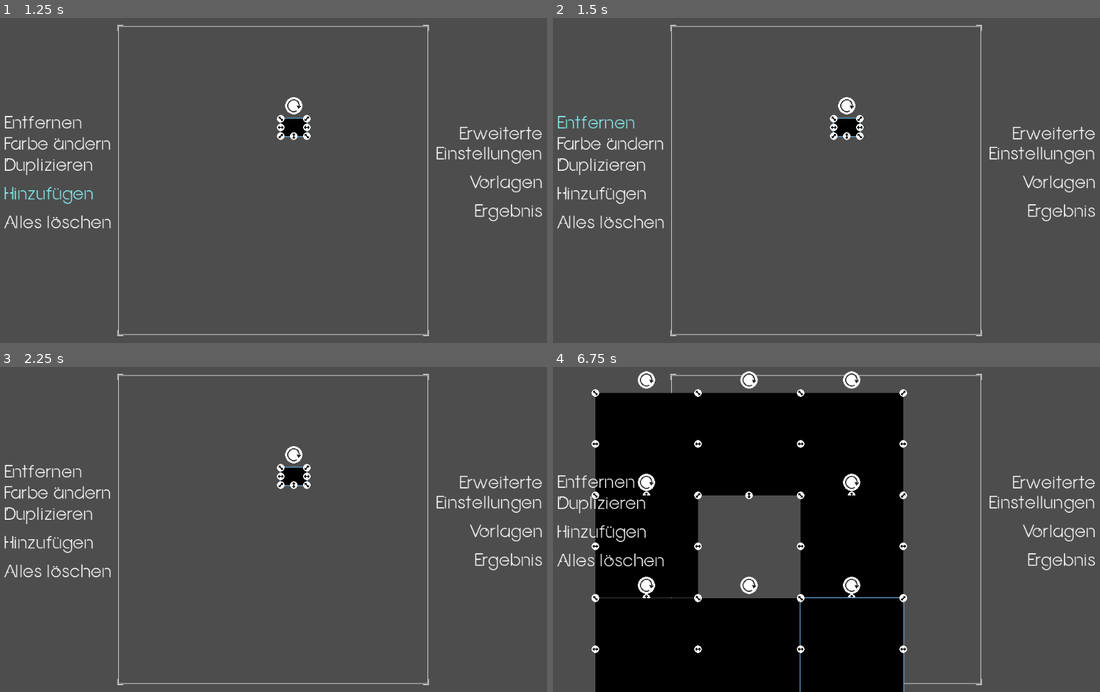
Above: before the commit, frames 1-4 (two rows, left to right).
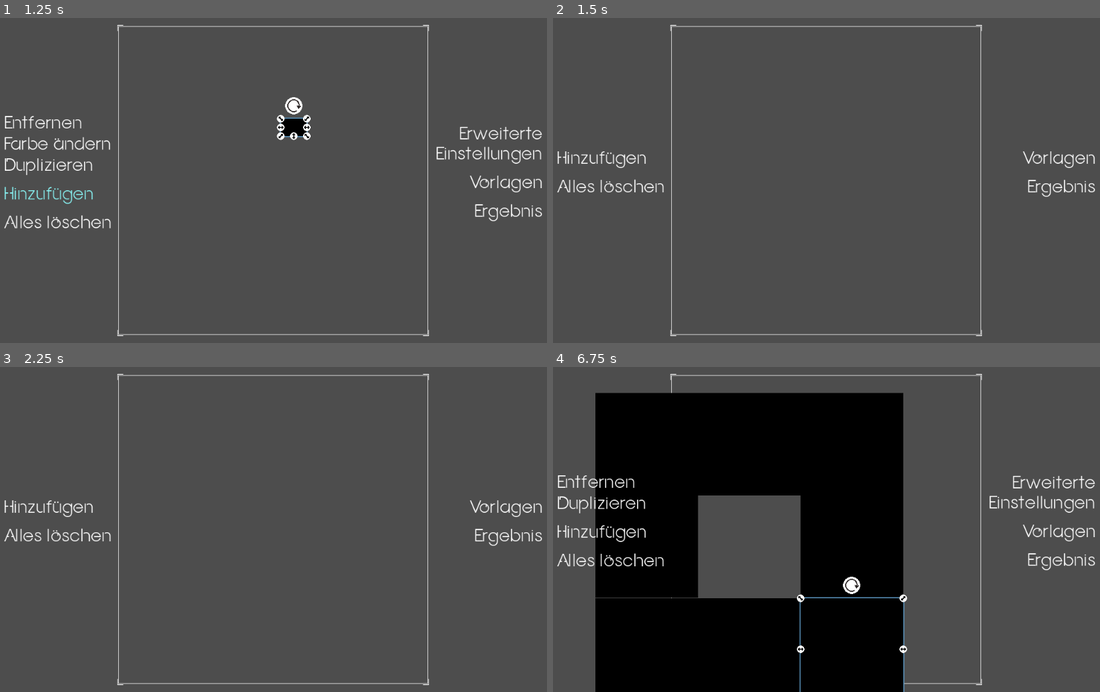
Above: after the commit, the same moments.

Repository: Anomasie/Fractals
Game: Godot game, scene res://scenes/GUI.tscn
Same seed, same stepped clock (60 frames per second), same inputs: the game is played once before the commit and once after it.
Inputs (mouse positions are in pixels of both pictures, inside the frame that each line leads up to):
- Up to frame 1 (1.25 s): click "Hinzufügen" at 0.5 s
- Up to frame 2 (1.5 s): click "Entfernen" at 1.25 s
- Up to frame 3 (2.25 s): click (295, 477) at 2.02 s
- Up to frame 4 (6.75 s): click (859, 477) at 2.77 s; click "Alles löschen" at 3.5 s; click "Erweiterte Einstellungen" at 4.25 s; click "Schließen" at 5 s; click "Vorlagen" at 5.75 s; click (1056, 487) at 6.52 s

Frame 1 is identical in both runs. In frame 2, 3.1% of the frame differs, in the area x 0-100%, y 24-65%; in frame 3, 3.1%; in frame 4, 1.5%.
Error before the commit: Invalid call. Nonexistent function 'get_contraction' in base 'Nil'. (res://scenes/PlaygroundUI.gd:125)
Error after the commit: Invalid call. Nonexistent function 'get_contraction' in base 'Nil'. (res://scenes/PlaygroundUI.gd:129)

Commit message:
changed focus, remove button

Diff:
--- a/scenes/Playground.gd
+++ b/scenes/Playground.gd
@@ -9,7 +9,6 @@
 	Instance.name = "Rect"+str(counter)
 	counter += 1
 	Instance.position = pos - Vector2(64,64)/2
-	Instance.close_me.connect(close.bind(Instance))
 	Instance.focus_me.connect(focus.bind(Instance))
 	self.add_child(Instance)
 	self.focus(Instance)
--- a/scenes/PlaygroundUI.gd
+++ b/scenes/PlaygroundUI.gd
@@ -71,6 +71,10 @@
 	_on_presets_close_me()
 
 ## remove button
+
+
+func _on_remove_button_pressed():
+	Playground.close(CurrentRect)
 
 ## colors
 
--- a/scenes/PlaygroundUI.tscn
+++ b/scenes/PlaygroundUI.tscn
@@ -168,6 +168,7 @@
 text = "Ergebnis"
 alignment = 2
 
+[connection signal="pressed" from="Left/Lines/ButtonOptions/RemoveButton" to="." method="_on_remove_button_pressed"]
 [connection signal="pressed" from="Left/Lines/ButtonOptions/ColorButton" to="." method="_on_color_button_pressed"]
 [connection signal="color_changed" from="Left/Lines/ButtonOptions/ColorBar/ColorPicker" to="." method="_on_color_picker_color_changed"]
 [connection signal="pressed" from="Left/Lines/ButtonOptions/DuplicateButton" to="." method="_on_duplicate_button_pressed"]
--- a/scenes/Rect.gd
+++ b/scenes/Rect.gd
@@ -7,13 +7,13 @@
 
 # editing
 
-signal close_me
 signal focus_me
 
+# buttons
+@onready var Content = $Content
+@onready var TextureContainer = $Content/TextureContainer
 @onready var Outline = $Content/OutlineContainer
 @onready var Rect = $Content/TextureContainer/Rect
-# buttons
-@onready var Content = $Content
 @onready var TurnButton = $TurnButton
 
 var editing_position = false
@@ -141,13 +141,13 @@
 	var current_rect_origin = (size/2).rotated(self.rotation)
 	self.set_global_position(rect_origin - current_rect_origin)
 
-func _on_close_button_pressed():
-	close_me.emit()
-
 ## focus
 
 func set_focus(enabled):
-	Outline.visible = enabled
+	for child in Content.get_children():
+		if child != TextureContainer:
+			child.visible = enabled
+	TurnButton.visible = enabled
 
 ## colors
 
